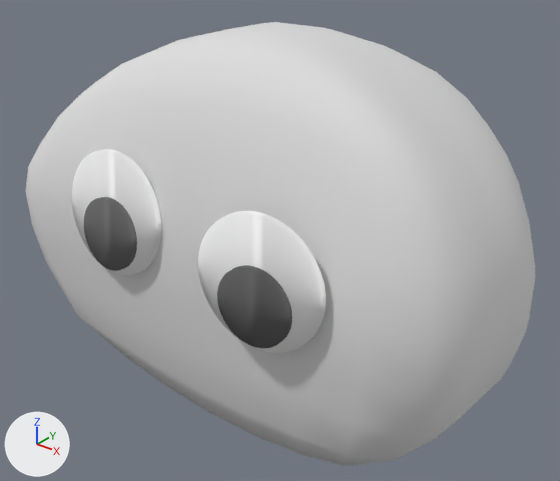
Renders of the glTF model pkg/interface/transport/asset/item/stone/model.gltf from each side of a commit.
One viewpoint serves both versions: a 50 mm lens placed at (0.775, -1.164, 0.878), pointed at (-0.018, -0.172, 0.264). Every picture has the same lights, and +X, +Y and +Z are marked at lower left. Where no turn or scale is listed for an object, it has been applied to the vertices. Vertices at the same position are counted once.

In view in the first picture: 'Cube', 'Ellipse', 'Ellipse 2', 'Ellipse 2.001', 'Ellipse.001'.
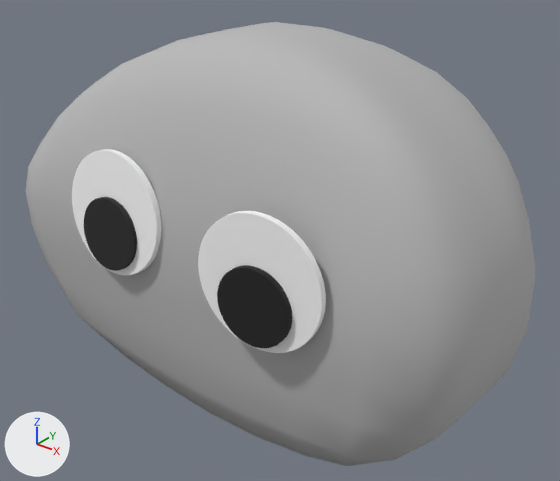
Where the change shows, as pixel boxes (x1, y1, x2, y2) in the pictures (560 x 481 px):
'Cube', recoloured
    both: (26, 22, 535, 466)
'Ellipse', shading changed, moved
    before: (72, 149, 162, 276)
    after: (198, 211, 326, 353)
'Ellipse.001', shading changed, moved
    before: (198, 211, 326, 353)
    after: (72, 149, 162, 276)
'Ellipse 2', recoloured, shading changed, moved
    before: (84, 197, 137, 271)
    after: (217, 265, 292, 348)
'Ellipse 2.001', recoloured, shading changed, moved
    before: (217, 265, 292, 348)
    after: (84, 197, 137, 271)
part 1 of me_mesh_1, shading changed
    before: (103, 149, 162, 272)
    after: (224, 211, 326, 342)
part 2 of me_mesh_2, shading changed
    both: (101, 197, 137, 269)
part 3 of me_mesh_3, shading changed
    before: (224, 211, 326, 342)
    after: (103, 149, 162, 272)

The edits, one by one:
Material 'Material_0' (mat_material_0) changes colour from light grey #dddddd to black #1f1f1f; in linear values from (0.723, 0.723, 0.723) to (0.0137, 0.0137, 0.0137).
Material 'Material_4' (mat_material_4) changes colour from dark grey #626262 to grey #b8b8b8; in linear values from (0.121, 0.121, 0.121) to (0.482, 0.482, 0.482).
me_mesh_0 has 460 vertices, 916 faces and spans x -0.466..0.448, y -0.562..0.154, z -0.357..0.293.
me_mesh_0 no longer uses material mat_material_0 (light grey #dddddd).
me_mesh_0 now uses material mat_material_4 (grey #b8b8b8).
me_mesh_1 has 128 vertices, 252 faces and spans x -10.0..10.0, y -1.0..0.0, z -10.0..10.0.
me_mesh_1 is used by ob_ellipse; parent ob_group; location (0.0, 0.933, 0.0).
me_mesh_1 part 1: all 128 faces centred in x -10.0..10.0, y -0.7..-0.3, z -10.0..10.0 are now shaded smooth.
me_mesh_3 has 128 vertices, 252 faces and spans x -10.0..10.0, y -1.0..0.0, z -10.0..10.0.
me_mesh_3 is used by ob_ellipse_001; parent ob_group_2; location (0.0, 0.933, 0.0).
me_mesh_3 part 3: all 128 faces centred in x -10.0..10.0, y -0.7..-0.3, z -10.0..10.0 are now shaded smooth.
Mesh me_mesh_0_1 is new.
It is a 64-sided cylinder along y spanning x -5.87..5.87, y -1.0..0.0, z -5.87..5.87.
It uses material mat_material_0 (black #1f1f1f).
In object 'Ellipse' (ob_ellipse), parent goes from ob_group to ob_group_2.
Object 'Ellipse 2' (ob_ellipse_2) now shows me_mesh_0_1 instead of me_mesh_2.
In object 'Ellipse 2' (ob_ellipse_2), parent goes from ob_group to ob_group_2.
In object 'Ellipse.001' (ob_ellipse_001), parent goes from ob_group_2 to ob_group.
In object 'Ellipse 2.001' (ob_ellipse_2_001), parent goes from ob_group_2 to ob_group.
